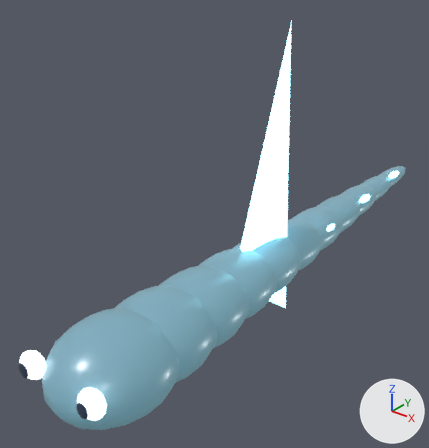
The Blender file assets/models/ocean/fish/thunder-moray.blend: old version first, new version second.
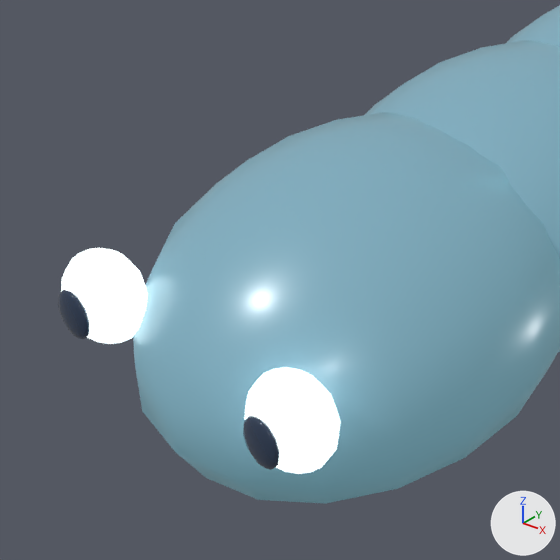
The first picture shows the older version from a camera (50 mm lens) standing at (2.49, -2.05, 2.58) and looking at (-0.4, 1.57, 0.33). The close-ups show the older and then the newer version on the part from 0% to 41% of the width and 61% to 100% of the height of that picture. Only the edits that show in the close-ups are written down. Every picture has the same lights, and +X, +Y and +Z are marked at lower right.

Objects in the first close-up: 'eel-segment-00', 'eel-segment-01', 'eel-segment-02', 'pupil--1', 'pupil-1', 'weak-point-eye--1', 'weak-point-eye-1'.
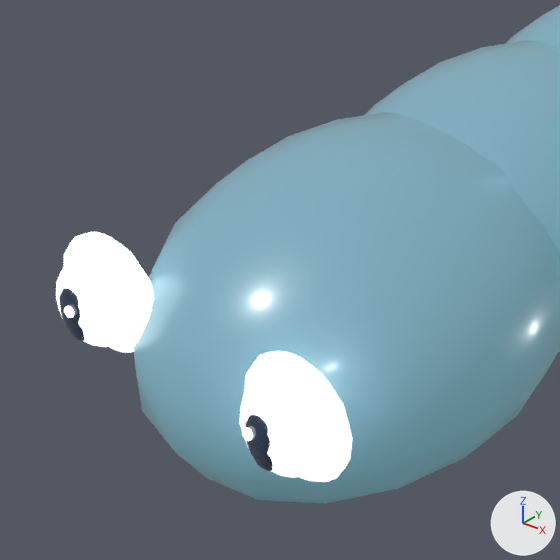
Where the newer file only moved an object's origin or applied its transform, the numbers keep the older frame.

Where the change shows, as pixel boxes (x1, y1, x2, y2) in the close-ups (560 x 560 px):
'weak-point-eye-1', moved
    before: (244, 367, 341, 474)
    after: (239, 381, 316, 478)
'weak-point-eye--1', moved
    before: (61, 248, 148, 344)
    after: (56, 259, 123, 347)
'eye-glow-1', added
    after: (244, 351, 353, 482)
'eye-glow--1', added
    after: (64, 232, 154, 353)
'pupil-1', reshaped
    before: (243, 416, 279, 470)
    after: (245, 414, 273, 471)
'eye-catchlight-1', added
    after: (242, 427, 253, 441)
'eye-catchlight--1', added
    after: (64, 306, 75, 318)

The change, as a list of edits to the scene's bpy script:
```text
Change me_sphere_381:
    used by ob_pupil_1; parent = ob_thunder_moray; location = (0.28, -0.493, 0.13); scale = (0.048, 0.014, 0.056)
    remove me_sphere_381.from_pydata(...)  # 62 vertices, 72 faces; spans x -1.0..1.0, y -1.0..1.0, z -1.0..1.0
    add me_sphere_381.from_pydata(...)  # 62 vertices, 72 faces; spans x -0.88..0.88, y -1.0..1.0, z -1.11..1.11
    me_sphere_381 part 1: 60 vertices removed from x -1.0..1.0, y -0.87..0.87, z -1.0..1.0; 60 vertices added at x -0.88..0.88, y -0.87..0.87, z -1.11..1.11
Add me_sphere_687:
    me_sphere_687.from_pydata(...)  # a UV sphere (8 segments, 4 rings, poles along z) spanning x -1.0..1.0, y -1.0..1.0, z -1.0..1.0
    me_sphere_687.polygons.foreach_set('use_smooth', [True] * 32)
    me_sphere_687.materials.append(mat_thunder_moray_eye)  # white #f0ffff, glowing white #f0ffff
Add me_sphere_684:
    me_sphere_684.from_pydata(...)  # a UV sphere (16 segments, 8 rings, poles along z) spanning x -1.0..1.0, y -1.0..1.0, z -1.0..1.0
    me_sphere_684.polygons.foreach_set('use_smooth', [True] * 128)
    me_sphere_684.materials.append(mat_thunder_moray_eye)  # white #f0ffff, glowing white #f0ffff
Change ob_weak_point_eye__1:
    ob_weak_point_eye__1.location: (-0.28, -0.42, 0.13) -> (-0.28, -0.432, 0.13)
Change ob_weak_point_eye_1:
    ob_weak_point_eye_1.location: (0.28, -0.42, 0.13) -> (0.28, -0.432, 0.13)
Add ob_eye_catchlight_1:
    ob_eye_catchlight_1 = bpy.data.objects.new('eye-catchlight-1', me_sphere_687)
    ob_eye_catchlight_1.parent = ob_thunder_moray
    ob_eye_catchlight_1.location = (0.266, -0.509, 0.154)
    ob_eye_catchlight_1.scale = (0.013, 0.009, 0.013)
Add ob_eye_glow_1:
    ob_eye_glow_1 = bpy.data.objects.new('eye-glow-1', me_sphere_684)
    ob_eye_glow_1.parent = ob_thunder_moray
    ob_eye_glow_1.location = (0.28, -0.408, 0.13)
    ob_eye_glow_1.scale = (0.132, 0.06, 0.132)
Add ob_eye_catchlight__1:
    ob_eye_catchlight__1 = bpy.data.objects.new('eye-catchlight--1', me_sphere_687.copy())
    ob_eye_catchlight__1.parent = ob_thunder_moray
    ob_eye_catchlight__1.location = (-0.266, -0.509, 0.154)
    ob_eye_catchlight__1.scale = (0.013, 0.009, 0.013)
Add ob_eye_glow__1:
    ob_eye_glow__1 = bpy.data.objects.new('eye-glow--1', me_sphere_684.copy())
    ob_eye_glow__1.parent = ob_thunder_moray
    ob_eye_glow__1.location = (-0.28, -0.408, 0.13)
    ob_eye_glow__1.scale = (0.132, 0.06, 0.132)
```
